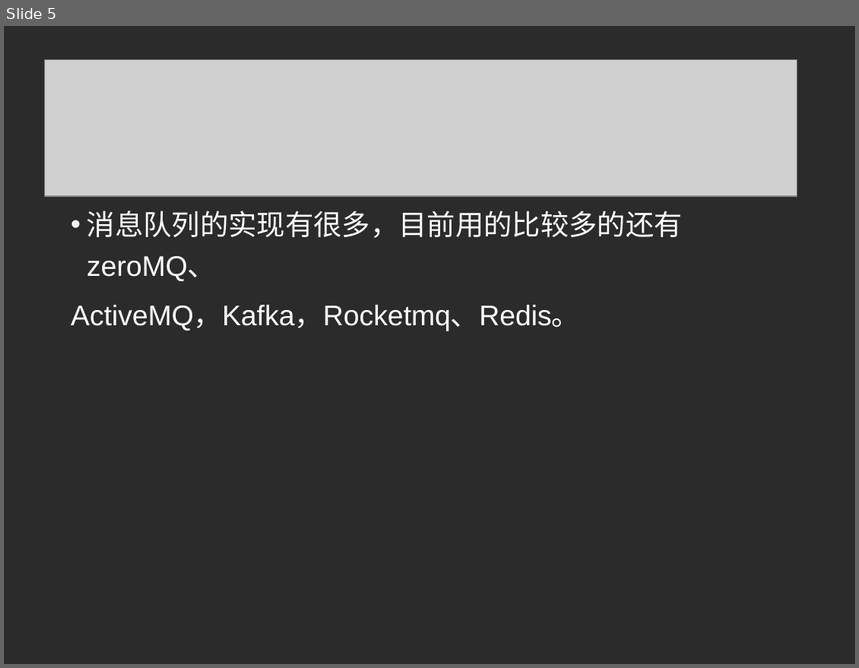
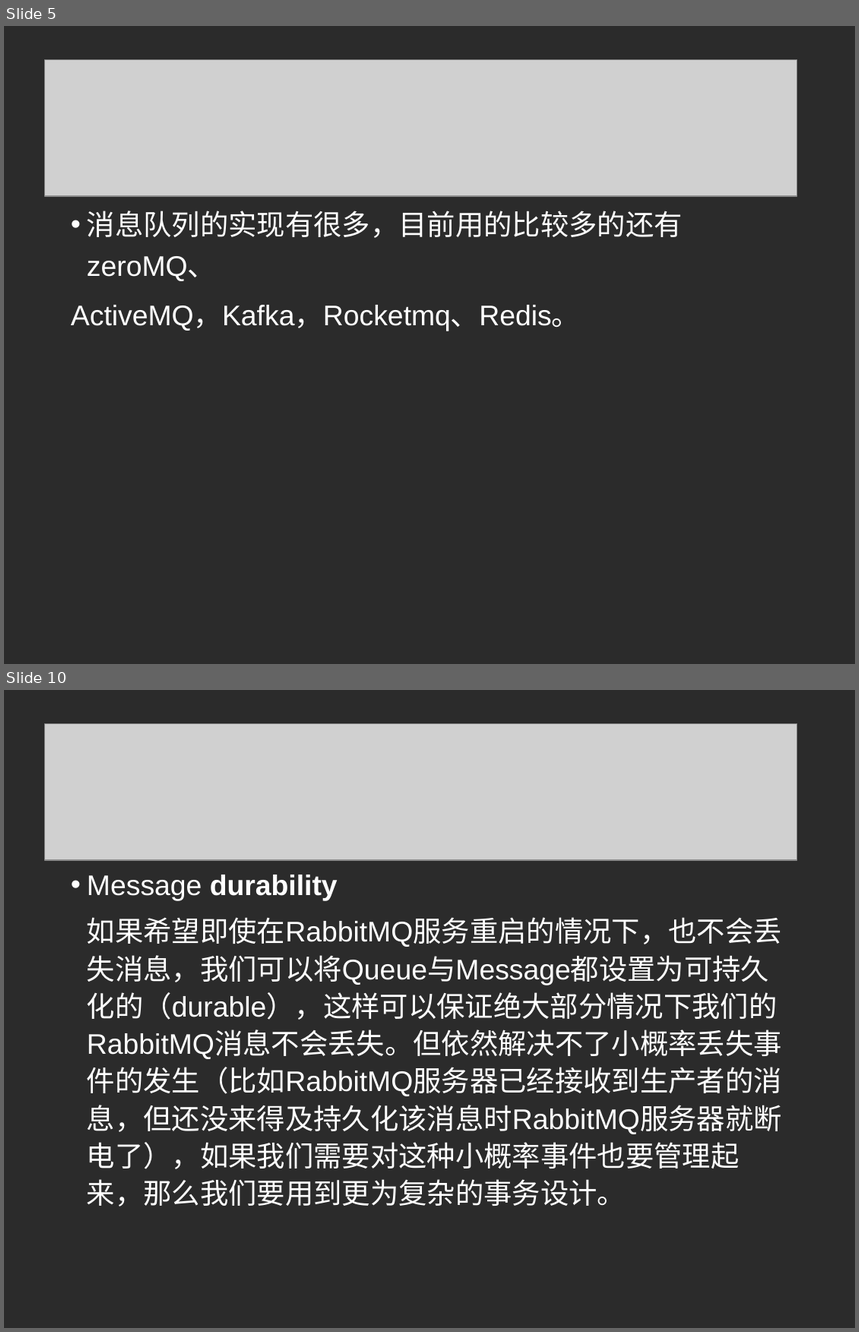
Before and after one commit to t1xuwei/rabbitmq_prj, a slide deck: rabbitmq_test/resources/消息队列-rabbitmq.ppt. Shown one above the other, each under a label of ours: slide 5 before the commit, slides 5 and 10 after it; the slides between them are not shown. The pictures are 859x668 and 859x1332 pixels, drawn with LibreOffice and Linux fonts; fonts in the diff are those of the drawing; grey boxes stand for pictures; background and template pictures are left out; a plain dark background stands for a picture behind light text. Boxes give left, top, right and bottom in pixels: in the first picture for what was removed or moved away, otherwise in the second. Text is boxed around its words. In the diff, an @@ line names an element or a change of style, - is before the commit and + after.

```diff
--- a/rabbitmq_test/resources/消息队列-rabbitmq.ppt
+++ b/rabbitmq_test/resources/消息队列-rabbitmq.ppt
@@ slide 10 added at bbox=[4, 690, 855, 1328], background picture (left out) @@
@@ picture added at bbox=[45, 723, 797, 860] @@
@@ text added at bbox=[87, 875, 782, 1207], 24 pt, text #FFFFFF @@
+• Message durability
+如果希望即使在RabbitMQ服务重启的情况下，也不会丢失消息，我们可以将Queue与Message都设置为可持久化的（durable），这样可以保证绝大部分情况下我们的RabbitMQ消息不会丢失。但依然解决不了小概率丢失事件的发生（比如RabbitMQ服务器已经接收到生产者的消息，但还没来得及持久化该消息时RabbitMQ服务器就断电了），如果我们需要对这种小概率事件也要管理起来，那么我们要用到更为复杂的事务设计。
```
Also in this commit, not shown: 4 other slides added, 3 slides removed.
